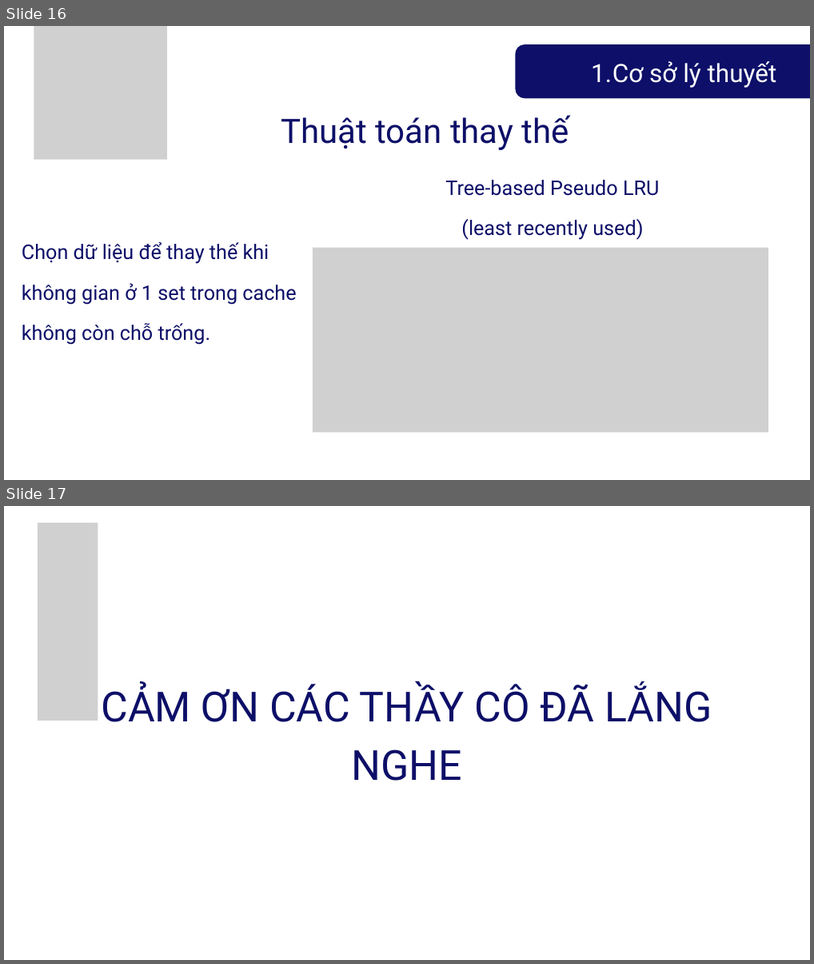
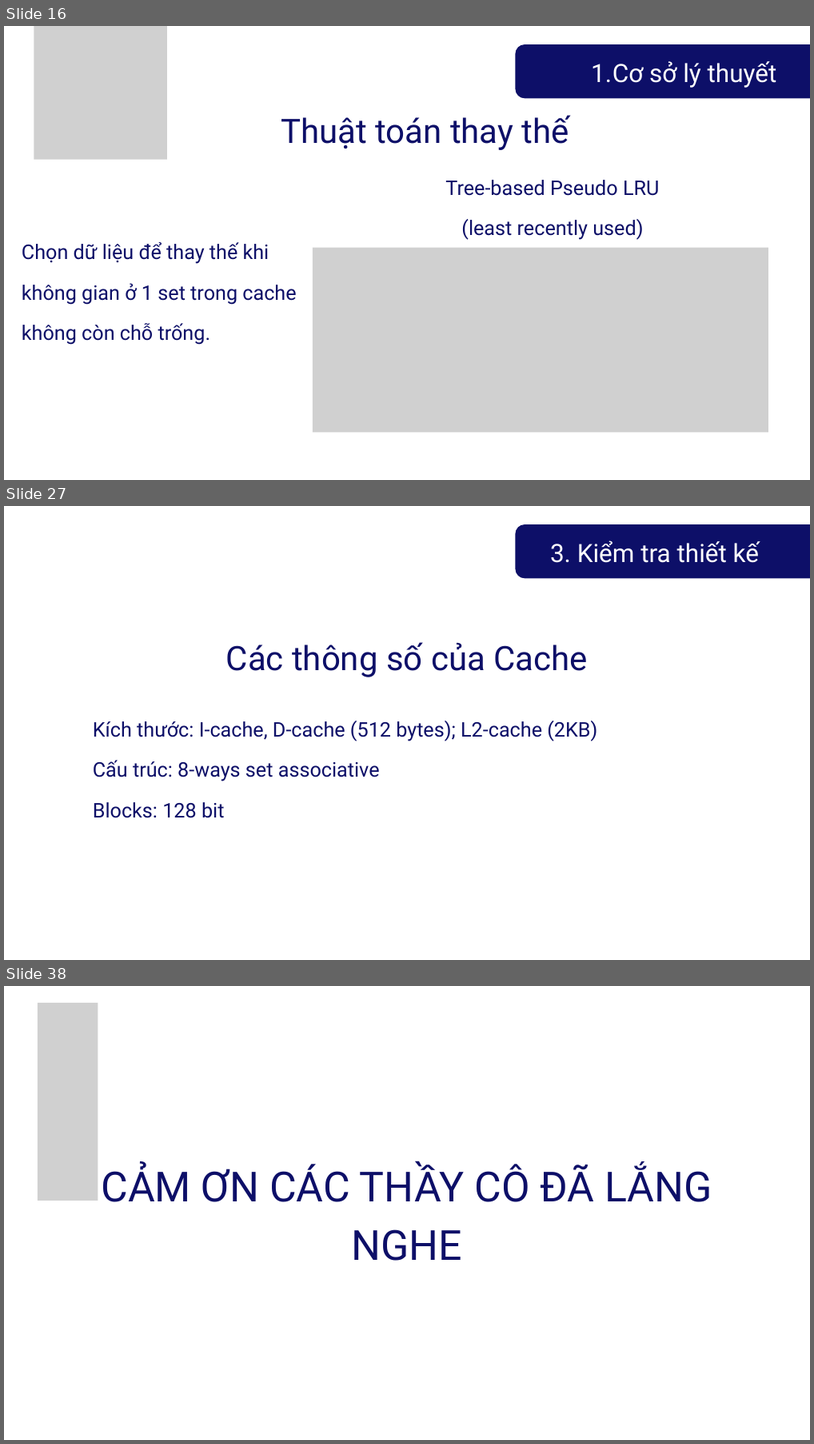
Before and after one commit to Stork1323/riscv_cache, a slide deck: Documents/Presentation for Project 2.pptx. Shown one above the other, each under a label of ours: slides 16 and 17 before the commit, slides 16, 27 and 38 after it; the slides between them are not shown. The pictures are 814x964 and 814x1444 pixels, drawn with LibreOffice and Linux fonts; fonts in the diff are those of the drawing; grey boxes stand for pictures. Boxes give left, top, right and bottom in pixels: in the first picture for what was removed or moved away, otherwise in the second. Text is boxed around its words. In the diff, an @@ line names an element or a change of style, - is before the commit and + after.

```diff
--- a/Documents/Presentation for Project 2.pptx
+++ b/Documents/Presentation for Project 2.pptx
@@ slide 27 added at bbox=[4, 506, 810, 960], background #FFFFFF @@
@@ freeform shape added at bbox=[516, 524, 810, 578], fill #0D0F68 @@
@@ text added at bbox=[550, 540, 759, 563], 45 pt, text #FFFFFF @@
+3. Kiểm tra thiết kế
@@ text added at bbox=[226, 642, 588, 677], 60 pt, text #0D0F68 @@
+Các thông số của Cache
@@ text added at bbox=[93, 720, 598, 818], 36 pt, text #0D0F68 @@
+Kích thước: I-cache, D-cache (512 bytes); L2-cache (2KB)
+Cấu trúc: 8-ways set associative
+Blocks: 128 bit
@@ what was slide 17 is now slide 38 @@
```
Also in this commit, not shown: 23 other slides added.
